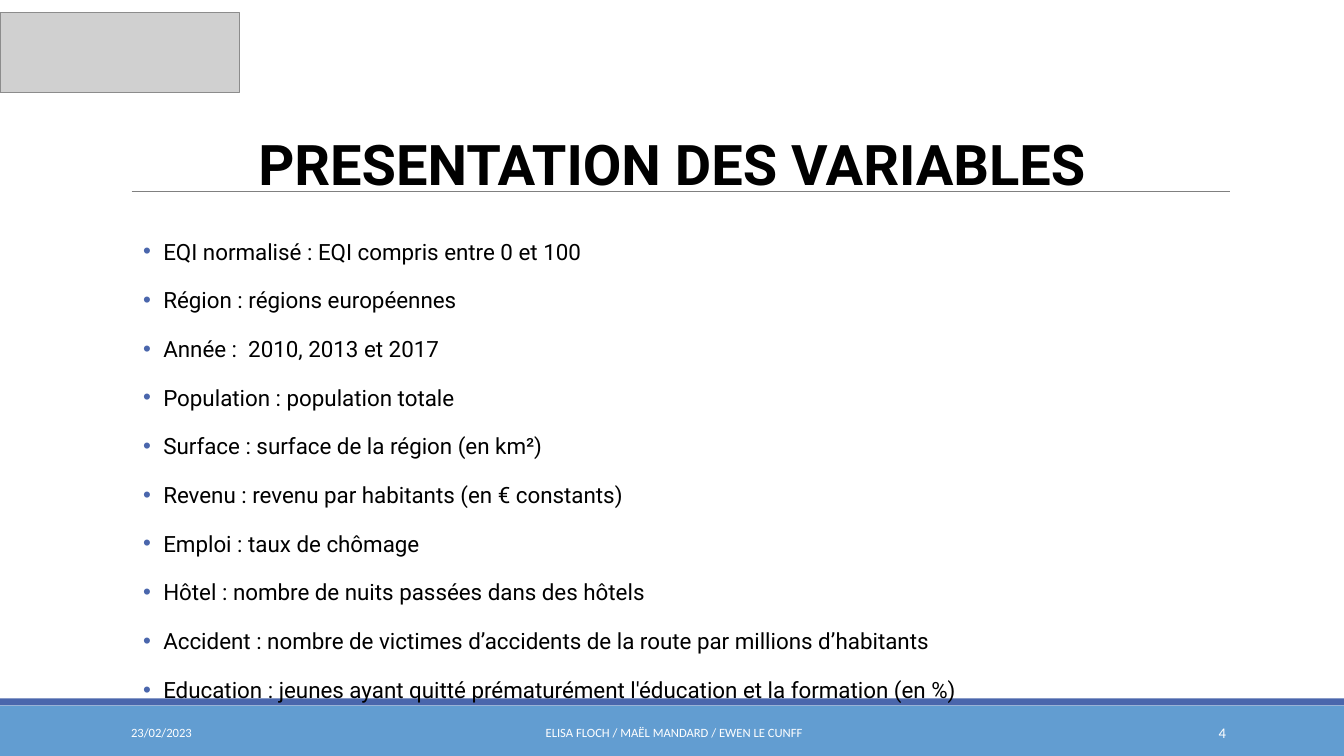
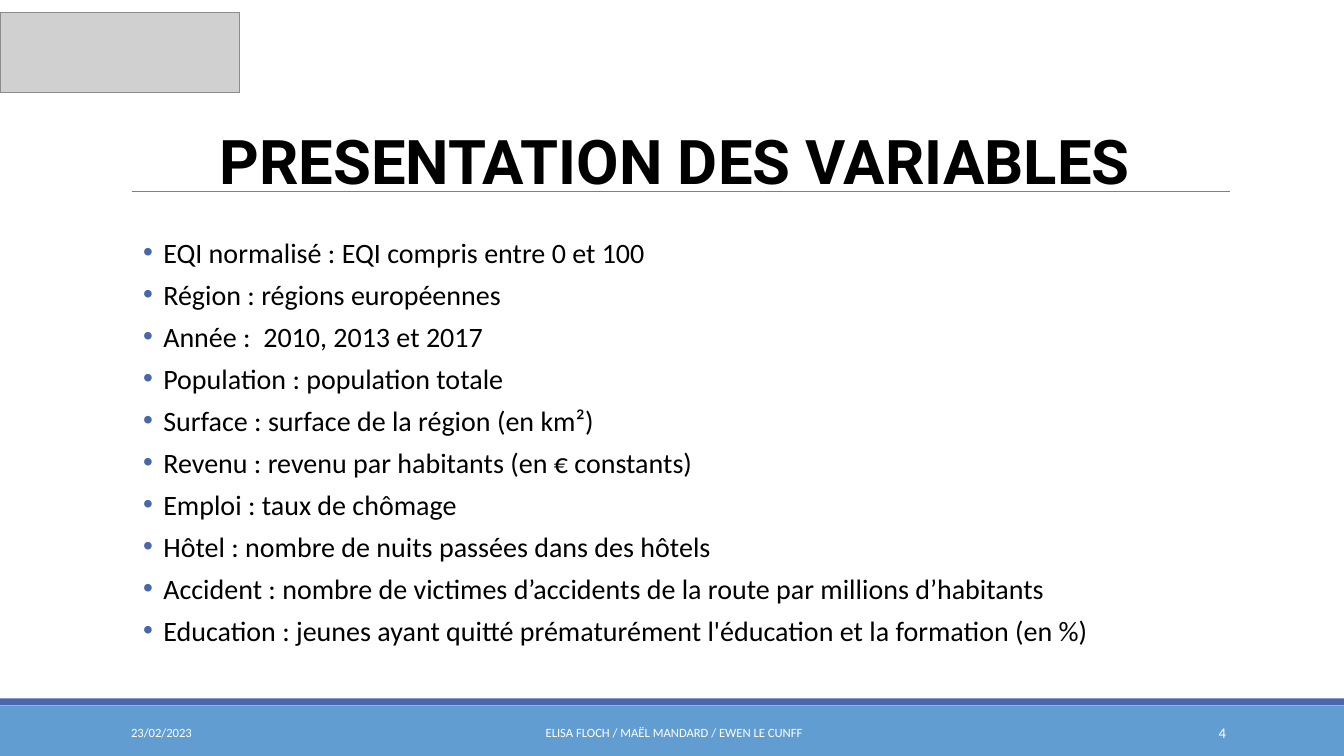
Before and after one commit to elecunff/ProjetEconometrie_Mandard_Floch_LeCunff, a slide deck: slide 4 of Présentation/Présentation_orale.pptx. Drawn at 1344x756 pixels with LibreOffice and Linux fonts; fonts in the diff are those of the drawing; grey boxes stand for pictures. Boxes give left, top, right and bottom in pixels: in the first picture for what was removed or moved away, otherwise in the second. Text is boxed around its words. In the diff, an @@ line names an element or a change of style, - is before the commit and + after.

```diff
--- a/Présentation/Présentation_orale.pptx
+++ b/Présentation/Présentation_orale.pptx
@@ text "PRESENTATION DES VARIABLES": place and size @@
-text "PRESENTATION DES VARIABLES" at [258,144,1085,192]
+text "PRESENTATION DES VARIABLES" at [220,139,1130,192]
@@ text "PRESENTATION DES VARIABLES" at [220,139,1130,192]: size 40 to 44 pt @@
@@ text "EQI normalisé : EQI compris ..." at [163,243,1052,646]: size 16 to 20 pt, font Roboto to Calibri; line spacing 1.5 to 1; vertical alignment top to middle @@
```
Also in this commit, not shown: 7 other slides changed, 1 slide removed.
